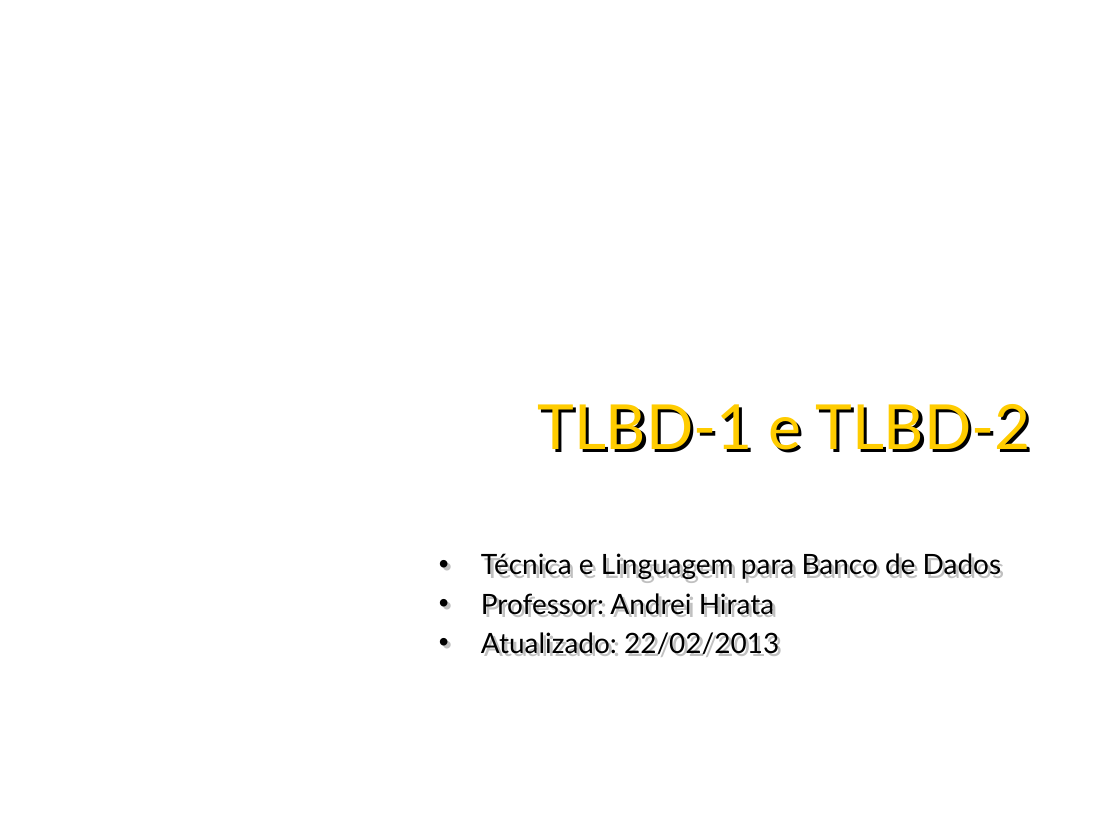
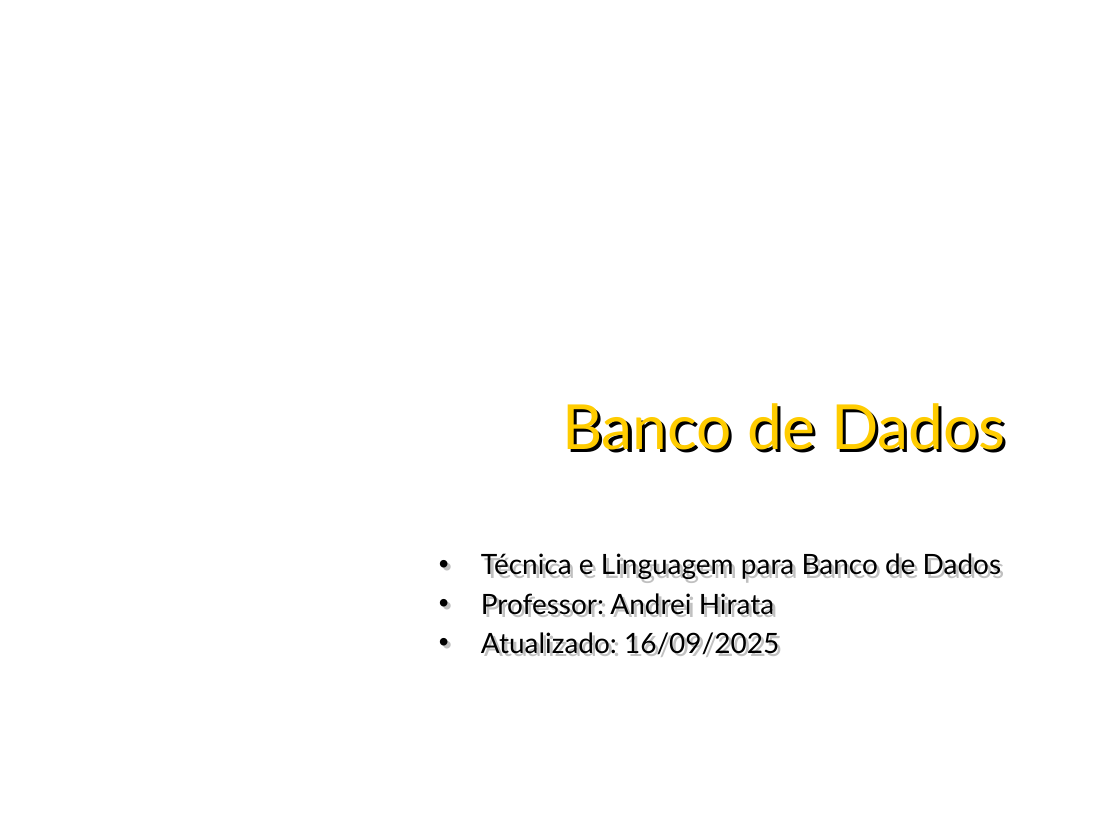
Before and after one commit to gitandreihirata/Aula-Banco-de-Dados, a slide deck: slide 2 of Banco de Dados.pptx. Drawn at 1120x840 pixels with LibreOffice and Linux fonts; fonts in the diff are those of the drawing; background and template pictures are left out. Boxes give left, top, right and bottom in pixels: in the first picture for what was removed or moved away, otherwise in the second. Text is boxed around its words. In the diff, an @@ line names an element or a change of style, - is before the commit and + after.

```diff
--- a/Banco de Dados.pptx
+++ b/Banco de Dados.pptx
@@ title at [562,403,1005,453]: text changed @@
-TLBD-1 e TLBD-2
+Banco de Dados
@@ text at [484,632,779,657]: text changed @@
-• Atualizado: 22/02/2013
+• Atualizado: 16/09/2025
```
Also in this commit, not shown: 1 other slide changed, 3 slides removed, 9 other files.
